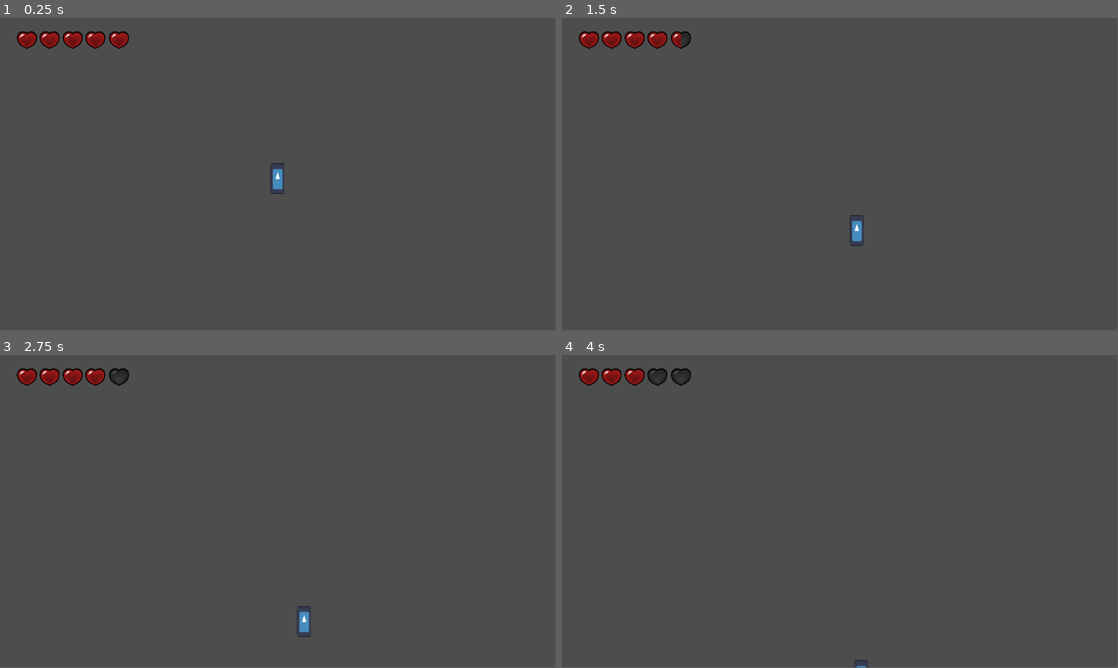
Above: before the commit, frames 1-4 (two rows, left to right).
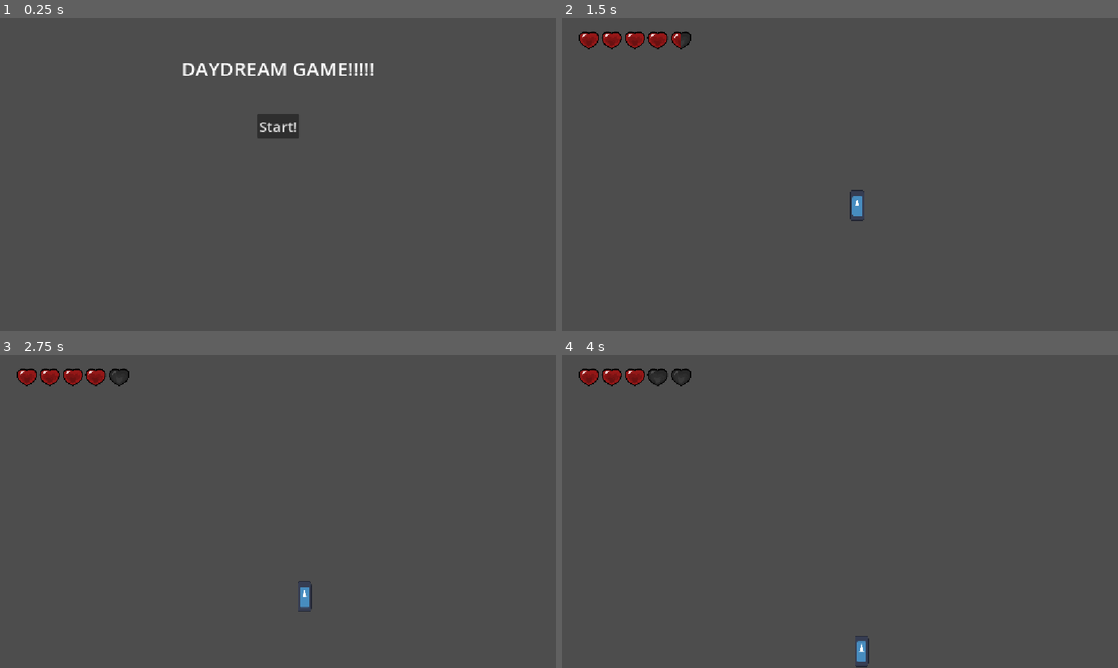
Above: after the commit, the same moments.

Repository: Dekoder-py/DaydreamProject
Game: Godot game, scene res://scenes/start_menu.tscn
Two runs of this game, one before a commit and one after it. Both use one fixed random seed, a clock stepped at 60 frames per second and the inputs below. Before the commit the project starts from res://scenes/level_one.tscn. The engine's default icon, where the game draws it, is replaced by a stand-in: a white triangle on a blue panel in a dark square.
Inputs (mouse positions are in pixels of both pictures, inside the frame that each line leads up to):
- Up to frame 1 (0.25 s): no input
- Up to frame 2 (1.5 s): click (840, 124) at 0.5 s, where only the run after the commit has a clickable "Start!"; tap Enter at 1.25 s; hold Right (right) from 1.28 s (still down); tap X (shoot) at 1.35 s
- Up to frame 3 (2.75 s): keep holding Right (right); tap W (jump) at 1.52, 2.27 s; tap X (shoot) at 2.1 s
- Up to frame 4 (4 s): release Right (right) at 2.78 s; hold A (left) 2.78-3.53 s; tap X (shoot) at 2.85, 3.6 s; hold Right (right) from 3.53 s (still down); tap W (jump) at 3.77 s
In our replay, the window is 799x449 before the commit and 800x450 after it. These sizes can differ from the game's own. Grey fills any space a smaller window leaves; there, only what the larger window draws over its background counts as a difference.

The runs differ from the first frame. In frame 1, 2.2% of the frame differs, in the area x 3-68%, y 4-57%; in frame 2, 0.5%; in frame 3, 0.4%; in frame 4, 0.3%.

Commit message:
add start menu

Diff:
--- a/project.godot
+++ b/project.godot
@@ -11,9 +11,13 @@
 [application]
 
 config/name="DaydreamProject"
-run/main_scene="uid://d1r3ymhubxgji"
+run/main_scene="uid://dvbfa36bpvtth"
 config/features=PackedStringArray("4.5", "Forward Plus")
 config/icon="res://icon.svg"
+
+[display]
+
+window/stretch/mode="canvas_items"
 
 [editor_plugins]
 
--- /dev/null
+++ b/scenes/start.gd
@@ -0,0 +1,6 @@
+extends Button
+
+
+
+func _on_pressed() -> void:
+	get_tree().change_scene_to_file("res://scenes/level_one.tscn")
--- /dev/null
+++ b/scenes/start_menu.gd
@@ -0,0 +1,25 @@
+extends Node2D
+
+@onready var game_title: Label = $GameTitle
+
+@onready var button_container: VBoxContainer = $"Button Container"
+
+
+func get_center(node) -> Vector2:
+	return (get_viewport_rect().size - node.size) / 2
+
+func _ready() -> void:
+	# center start menu items
+	game_title.position = get_center(game_title)
+	button_container.position = get_center(button_container)
+
+	# move them into the correct y-axis position
+	game_title.position.y -= 220
+	button_container.position.y -= 100
+
+
+
+
+# Called every frame. 'delta' is the elapsed time since the previous frame.
+func _process(delta: float) -> void:
+	pass
--- /dev/null
+++ b/scenes/start_menu.tscn
@@ -0,0 +1,27 @@
+[gd_scene load_steps=3 format=3 uid="uid://dvbfa36bpvtth"]
+
+[ext_resource type="Script" uid="uid://1a2mccrls5my" path="res://scenes/start_menu.gd" id="1_ouf4f"]
+[ext_resource type="Script" uid="uid://bn6f6tl7o80kg" path="res://scenes/start.gd" id="2_thu50"]
+
+[node name="StartMenu" type="Node2D"]
+script = ExtResource("1_ouf4f")
+
+[node name="GameTitle" type="Label" parent="."]
+offset_left = 68.0
+offset_top = 37.0
+offset_right = 229.0
+offset_bottom = 60.0
+theme_override_font_sizes/font_size = 40
+text = "DAYDREAM GAME!!!!!"
+
+[node name="Button Container" type="VBoxContainer" parent="."]
+offset_right = 40.0
+offset_bottom = 40.0
+
+[node name="Start" type="Button" parent="Button Container"]
+layout_mode = 2
+theme_override_font_sizes/font_size = 30
+text = "Start!"
+script = ExtResource("2_thu50")
+
+[connection signal="pressed" from="Button Container/Start" to="Button Container/Start" method="_on_pressed"]
Not shown, added: scenes/start.gd.uid
Not shown, added: scenes/start_menu.gd.uid
